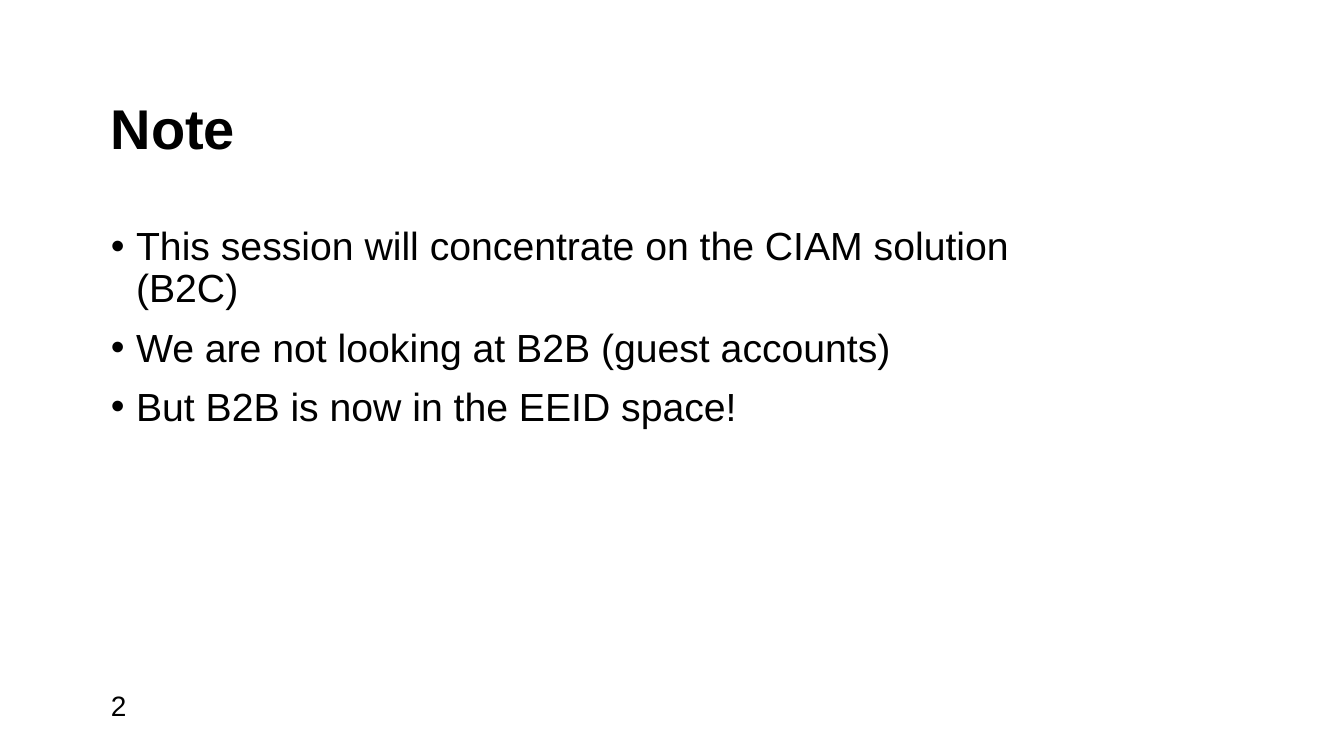
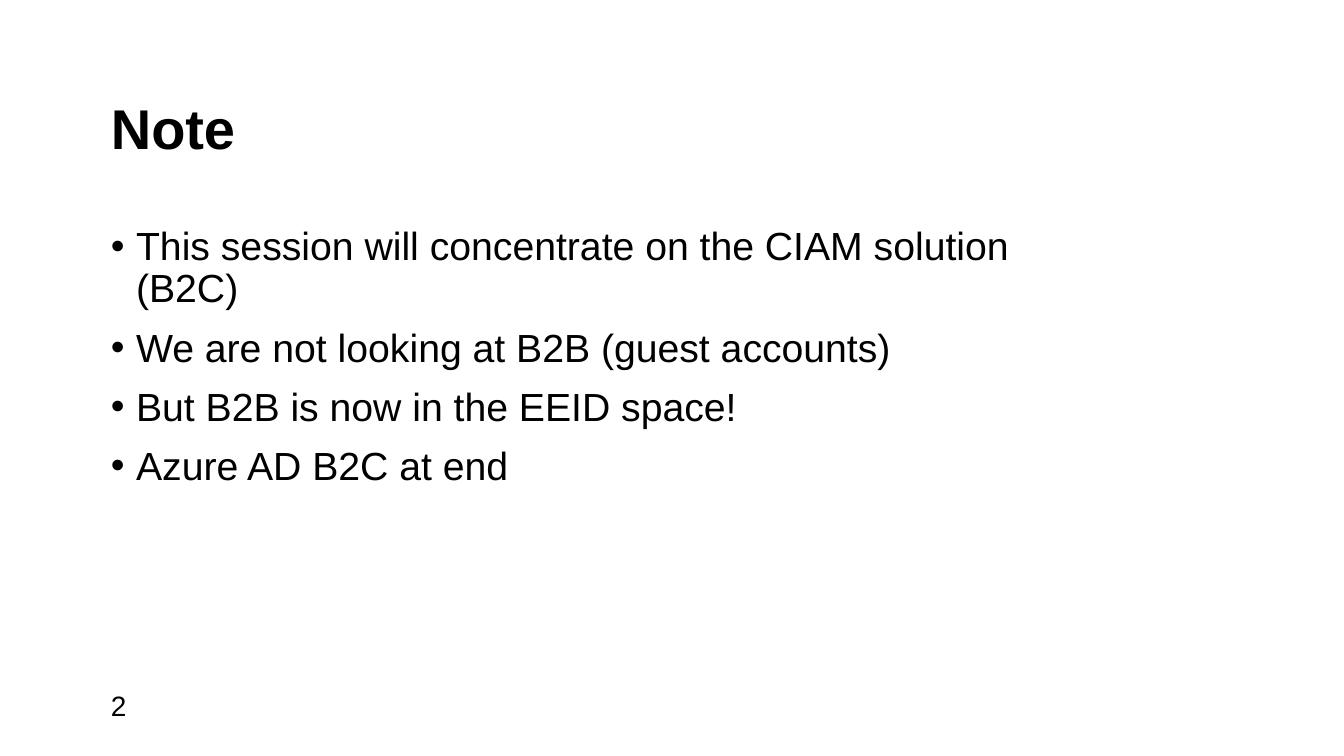
Before and after one commit to rbrayb/Presentations, a slide deck: slide 2 of A-lap-around-EEID/A-lap-around-EEID.pptx. Drawn at 1344x756 pixels with LibreOffice and Linux fonts; fonts in the diff are those of the drawing; background and template pictures are left out. Boxes give left, top, right and bottom in pixels: in the first picture for what was removed or moved away, otherwise in the second. Text is boxed around its words. In the diff, an @@ line names an element or a change of style, - is before the commit and + after.

```diff
--- a/A-lap-around-EEID/A-lap-around-EEID.pptx
+++ b/A-lap-around-EEID/A-lap-around-EEID.pptx
@@ text at (x1=136, y1=451, x2=508, y2=481): paragraph added @@
+• Azure AD B2C at end
```
Also in this commit, not shown: 3 other slides changed, 5 slides added, 13 slides removed.
